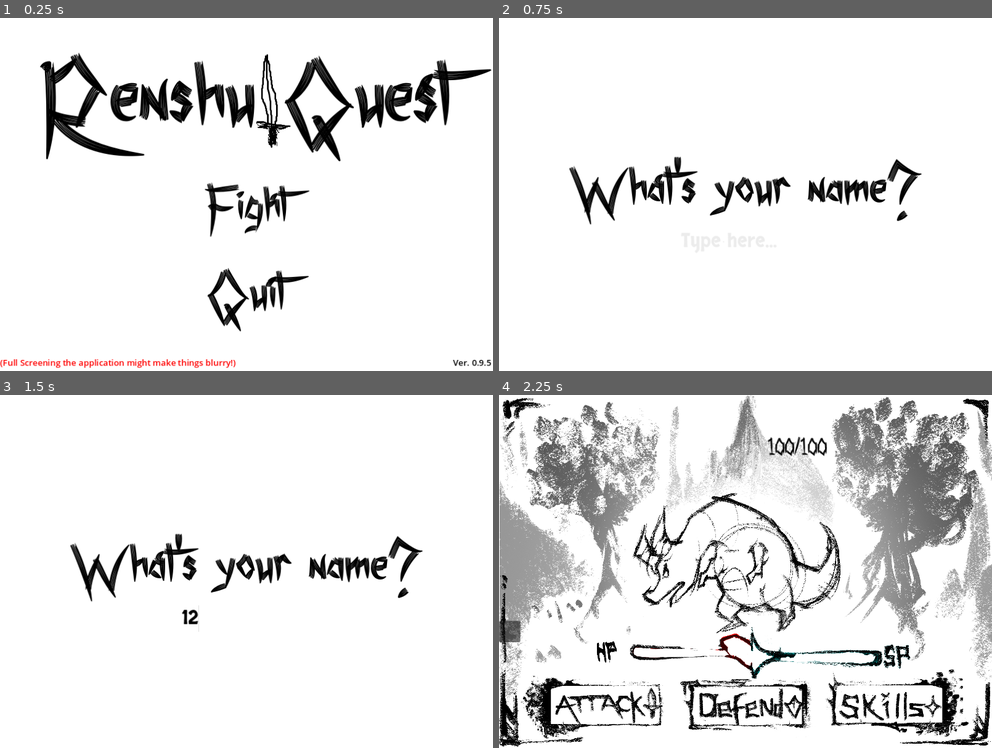
Above: before the commit, frames 1-4 (two rows, left to right).
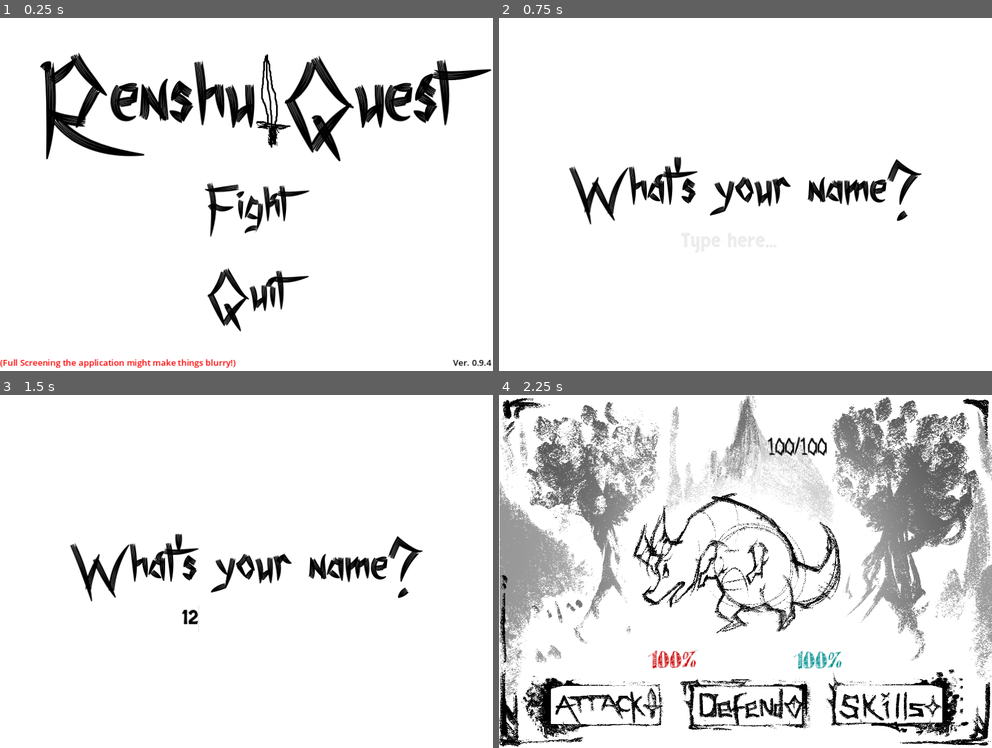
Above: after the commit, the same moments.

Repository: pseudonym07/renshu-main
Game: Godot game, scene res://MainMenu.tscn
The game is run twice, just before and just after one commit, with the same random seed, the same clock (stepped at 60 frames per second) and the same inputs.
Inputs (mouse positions are in pixels of both pictures, inside the frame that each line leads up to):
- Up to frame 1 (0.25 s): no input
- Up to frame 2 (0.75 s): click "Fight" at 0.5 s
- Up to frame 3 (1.5 s): click (246, 624) at 1.27 s; type "12" at 1.35 s
- Up to frame 4 (2.25 s): tap Enter at 2, 2.1 s; move the mouse to (853, 553) at 2.02 s

The runs differ from the first frame. In frame 1, less than 0.1% of the frame differs, in the area x 98-100%, y 96-99%; in frame 2, nothing differs; in frame 3, nothing differs; in frame 4, 2.0%, in the area x 0-84%, y 63-81%.

Commit message:
changed health bars

Diff:
--- a/BattleUI.tscn
+++ b/BattleUI.tscn
@@ -12,12 +12,9 @@
 [ext_resource type="Texture2D" uid="uid://dgsn2lk8xs1fp" path="res://assets/Leo's UI Assets/DefendButton.png" id="10_83lgu"]
 [ext_resource type="Script" path="res://ActionsPanelShow.gd" id="10_o5bdw"]
 [ext_resource type="Texture2D" uid="uid://vvwklj6itrjl" path="res://assets/Leo's UI Assets/SkillButton.png" id="11_tb6q2"]
+[ext_resource type="FontFile" uid="uid://6lhakyrsc2d" path="res://assets/font/sketchy/sketchy/sketchy.ttf" id="12_alcyp"]
 [ext_resource type="Texture2D" uid="uid://c4bieuwamrkwl" path="res://assets/Leo's UI Assets/AttackButton.png" id="12_vc8po"]
 [ext_resource type="Script" path="res://ShowPlayerStats.gd" id="13_8q0pq"]
-[ext_resource type="Texture2D" uid="uid://dlyqwwgd0xs3r" path="res://assets/Leo's UI Assets/HealthBar.png" id="13_aoi0k"]
-[ext_resource type="Texture2D" uid="uid://chahc4iwitgej" path="res://assets/Leo's UI Assets/SpecialBar.png" id="14_u8pri"]
-[ext_resource type="Texture2D" uid="uid://cvnjx514ooegx" path="res://assets/BarAssets/health.png" id="16_xcvje"]
-[ext_resource type="Texture2D" uid="uid://ynagxwjqgpek" path="res://assets/BarAssets/special.png" id="18_phw8g"]
 
 [sub_resource type="CanvasTexture" id="CanvasTexture_t4pbb"]
 
@@ -39,6 +36,12 @@
 
 [sub_resource type="StyleBoxEmpty" id="StyleBoxEmpty_7tc64"]
 
+[sub_resource type="StyleBoxEmpty" id="StyleBoxEmpty_ysxi0"]
+
+[sub_resource type="StyleBoxEmpty" id="StyleBoxEmpty_si81n"]
+
+[sub_resource type="StyleBoxEmpty" id="StyleBoxEmpty_4pfr6"]
+
 [node name="Battle" type="Control"]
 layout_mode = 3
 anchors_preset = 15
@@ -56,6 +59,7 @@
 metadata/_edit_lock_ = true
 
 [node name="Pname Prompt" type="Panel" parent="."]
+visible = false
 layout_mode = 1
 anchors_preset = 10
 anchor_right = 1.0
@@ -68,6 +72,7 @@
 script = ExtResource("3_fuqwk")
 
 [node name="Text For prompt" type="Label" parent="Pname Prompt"]
+visible = false
 layout_mode = 1
 anchors_preset = 8
 anchor_left = 0.5
@@ -137,34 +142,57 @@
 script = ExtResource("10_o5bdw")
 
 [node name="Bars" type="Panel" parent="ActionsPanel"]
-layout_mode = 2
-offset_top = -159.0
-offset_right = 40.0
-offset_bottom = -119.0
+layout_mode = 1
+anchors_preset = 12
+anchor_top = 1.0
+anchor_right = 1.0
+anchor_bottom = 1.0
+offset_top = -210.0
+offset_bottom = -164.0
+grow_horizontal = 2
+grow_vertical = 0
+theme_override_styles/panel = SubResource("StyleBoxEmpty_ysxi0")
 script = ExtResource("13_8q0pq")
 
-[node name="HealthBar" type="TextureProgressBar" parent="ActionsPanel/Bars"]
-layout_mode = 2
-offset_left = 155.0
-offset_top = -214.0
-offset_right = 2255.0
-offset_bottom = 1286.0
-scale = Vector2(0.3, 0.3)
-texture_under = ExtResource("13_aoi0k")
-texture_progress = ExtResource("16_xcvje")
-tint_under = Color(1, 0, 0, 1)
-radial_initial_angle = 48.6
-
-[node name="SpecialBar" type="TextureProgressBar" parent="ActionsPanel/Bars"]
-layout_mode = 2
-offset_left = 155.0
-offset_top = -214.0
-offset_right = 2255.0
-offset_bottom = 1286.0
-scale = Vector2(0.3, 0.3)
-texture_under = ExtResource("14_u8pri")
-texture_progress = ExtResource("18_phw8g")
-tint_under = Color(0, 0.584314, 0.584314, 1)
+[node name="HealthPercent" type="ProgressBar" parent="ActionsPanel/Bars"]
+layout_mode = 1
+anchors_preset = 8
+anchor_left = 0.5
+anchor_top = 0.5
+anchor_right = 0.5
+anchor_bottom = 0.5
+offset_left = -196.0
+offset_top = -25.0
+offset_right = -77.0
+offset_bottom = 62.0
+grow_horizontal = 2
+grow_vertical = 2
+theme_override_colors/font_color = Color(0.794399, 3.22476e-06, 9.62615e-07, 1)
+theme_override_fonts/font = ExtResource("12_alcyp")
+theme_override_font_sizes/font_size = 43
+theme_override_styles/background = SubResource("StyleBoxEmpty_si81n")
+theme_override_styles/fill = SubResource("StyleBoxEmpty_4pfr6")
+value = 100.0
+
+[node name="MagicPercent" type="ProgressBar" parent="ActionsPanel/Bars"]
+layout_mode = 1
+anchors_preset = 8
+anchor_left = 0.5
+anchor_top = 0.5
+anchor_right = 0.5
+anchor_bottom = 0.5
+offset_left = 73.0
+offset_top = -28.0
+offset_right = 201.0
+offset_bottom = 66.0
+grow_horizontal = 2
+grow_vertical = 2
+theme_override_colors/font_color = Color(0, 0.557222, 0.557222, 1)
+theme_override_fonts/font = ExtResource("12_alcyp")
+theme_override_font_sizes/font_size = 43
+theme_override_styles/background = SubResource("StyleBoxEmpty_si81n")
+theme_override_styles/fill = SubResource("StyleBoxEmpty_4pfr6")
+value = 100.0
 
 [node name="Actions" type="HBoxContainer" parent="ActionsPanel"]
 layout_mode = 1
--- a/MainMenu.tscn
+++ b/MainMenu.tscn
@@ -31,7 +31,7 @@
 offset_right = 920.0
 offset_bottom = 663.0
 theme_override_colors/font_color = Color(0, 0, 0, 1)
-text = "Ver. 0.9.5"
+text = "Ver. 0.9.4"
 
 [node name="F Screen Warning" type="Label" parent="."]
 offset_top = 637.0
Not shown, added: assets/font/sketchy/sketchy/Sketchy.txt
Binary file added: assets/font/sketchy/sketchy/sketchy.ttf
Not shown, added: assets/font/sketchy/sketchy/sketchy.ttf.import
Not shown, added: assets/font/sketchy/sketchy.zip
